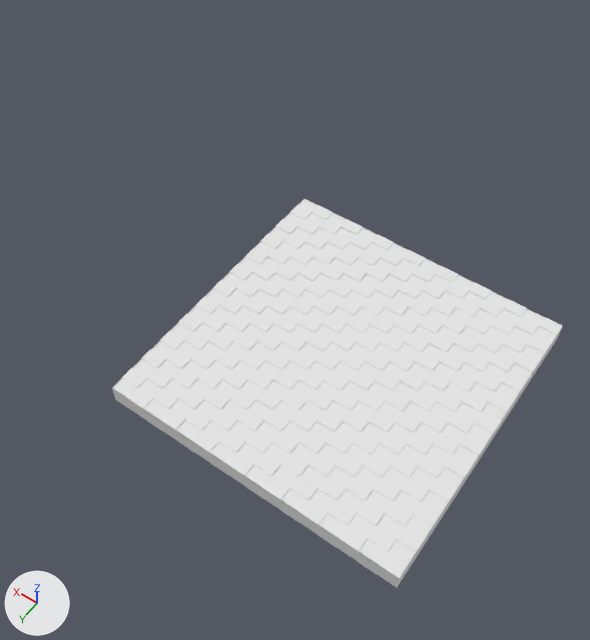
Renders of the glTF model dist/models/Ground.glb from each side of a commit.
Rendered twice from a 50 mm camera at (-9.7, 17.1, 25.6) aimed at (1.2, 1.8, 1.6). Every picture has the same lights, and +X, +Y and +Z are marked at lower left. Vertices at the same position are counted once.

The first picture shows 'Ground'.
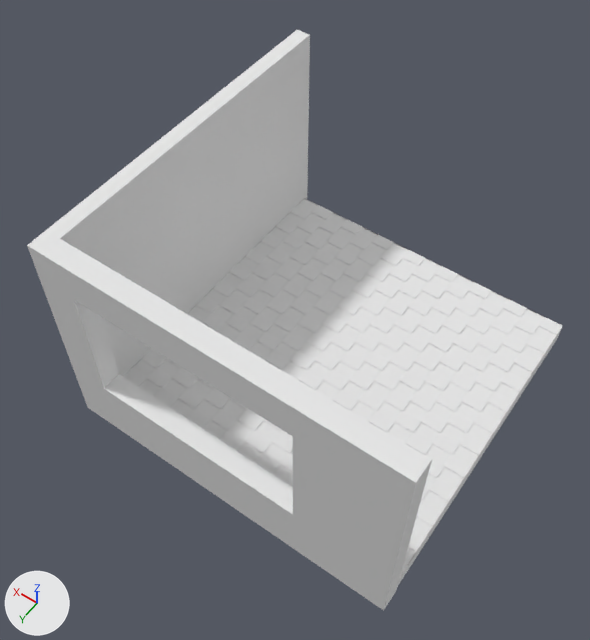
Changed parts and their boxes (x1, y1, x2, y2) in the pictures (590 x 640 px):
'Ground', reshaped (19% wider, 49% taller)
    before: (112, 198, 563, 588)
    after: (27, 30, 563, 610)
part 1 of me_cube_011, added
    after: (27, 30, 432, 610)

The edits, one by one:
me_cube_011 is used by ob_ground; location (0.0, 0.0, 0.0).
me_cube_011 had 3260 vertices, 8132 faces and spanned x -6.67..6.67, y -6.67..6.67, z -2.7..-1.77.
me_cube_011 now has 3320 vertices, 8252 faces and spans x -6.72..7.3, y -6.92..7.61, z -2.7..6.9.
me_cube_011 part 1: a new loose piece of 60 vertices spanning x -6.72..7.3, y -6.92..7.61, z -2.63..6.9, in mat_mat1 (white #e7e7e7).
